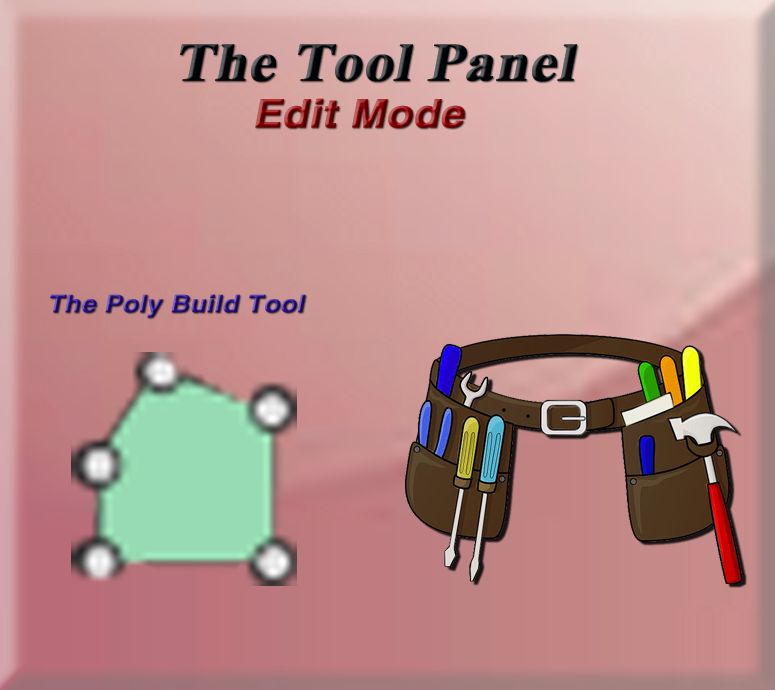
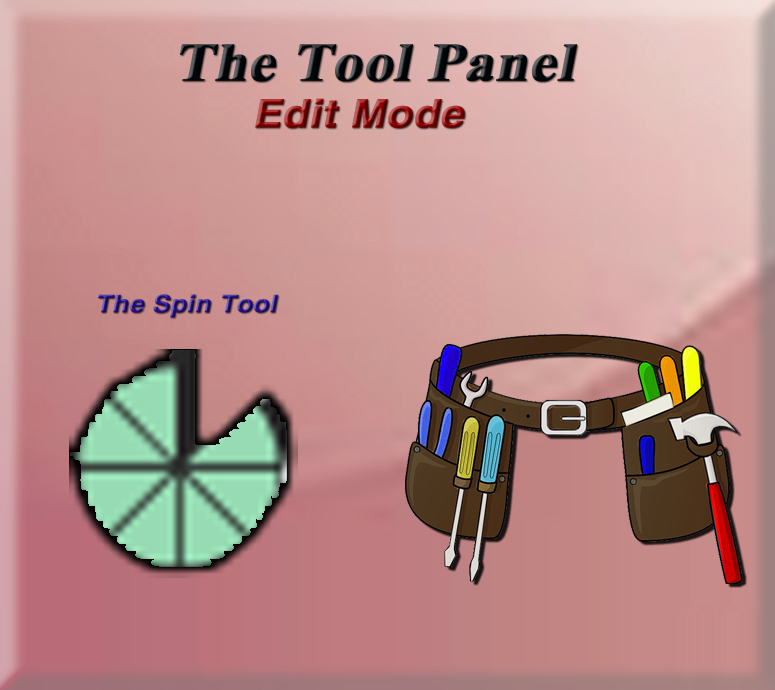
Revision of a layered 775px x 690px image; what changed, layer by layer:
renamed "Layer 3" to "Layer 0 copy", painted on it over left=69, top=349, right=298, bottom=586
renamed "The Poly Build Tool" to "The Spin Tool", painted on it over left=50, top=294, right=306, bottom=318
